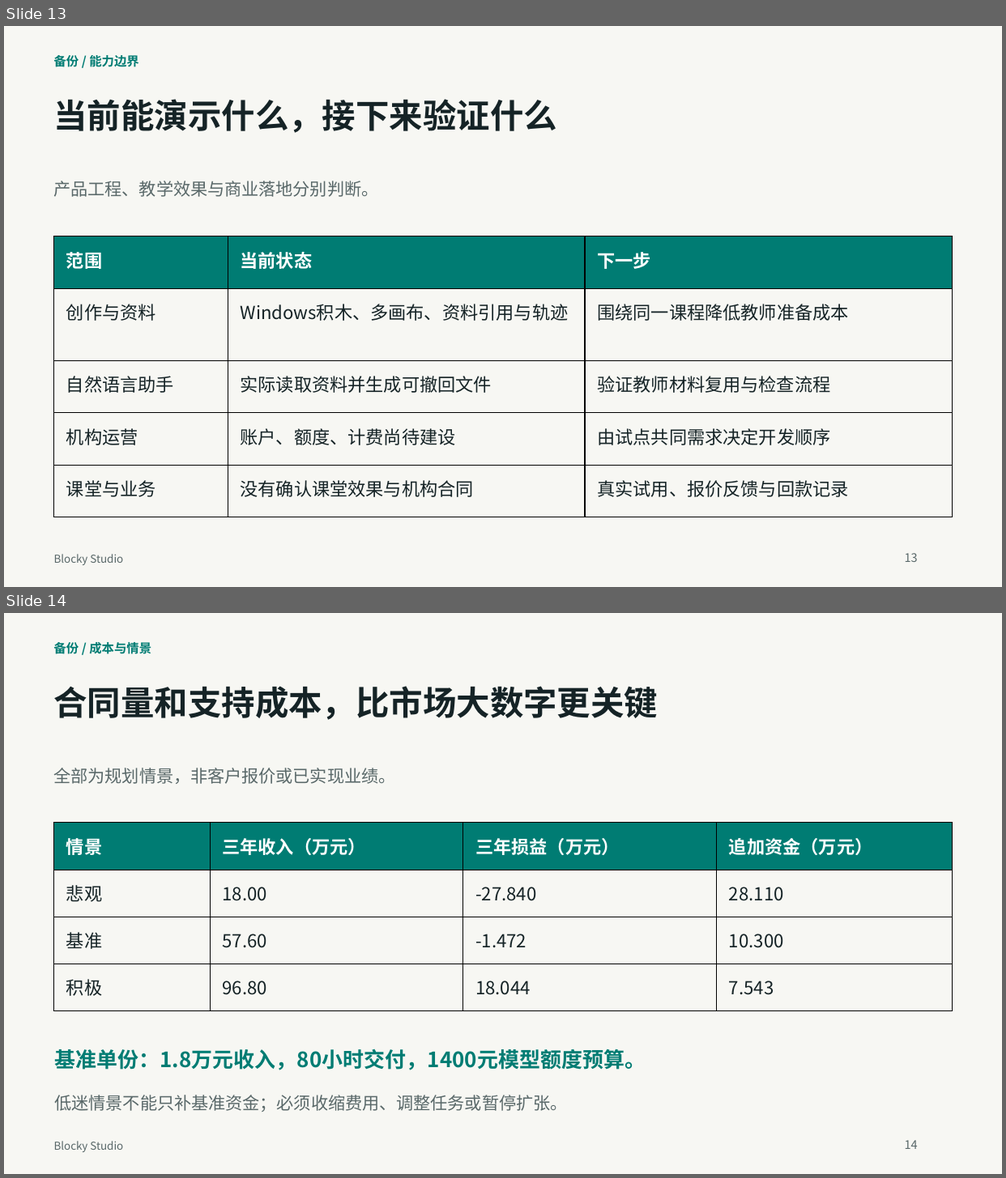
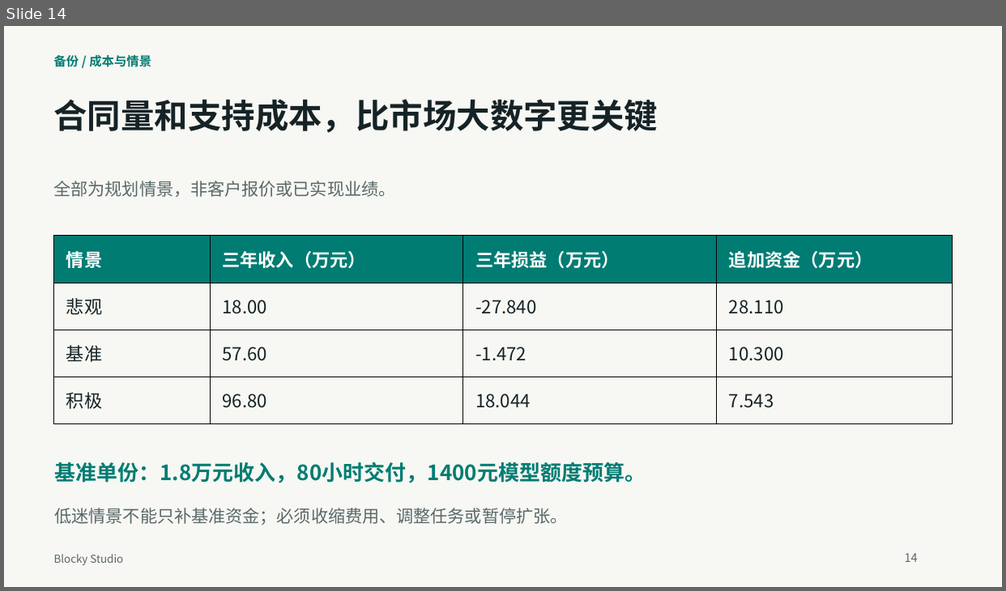
Before and after one commit to q2955161835-debug/Blocky-AI, a slide deck: doc/交付/2026-10-03-答辩与商业计划书/Blocky-Studio-新版答辩-2026-10-03.pptx. Shown one above the other, each under a label of ours: slides 13 and 14 before the commit, slide 14 after it. The pictures are 1006x1178 and 1006x591 pixels, drawn with LibreOffice and Linux fonts; fonts in the diff are those of the drawing. Boxes give left, top, right and bottom in pixels: in the first picture for what was removed or moved away, otherwise in the second. Text is boxed around its words. In the diff, an @@ line names an element or a change of style, - is before the commit and + after.

```diff
--- a/doc/交付/2026-10-03-答辩与商业计划书/Blocky-Studio-新版答辩-2026-10-03.pptx
+++ b/doc/交付/2026-10-03-答辩与商业计划书/Blocky-Studio-新版答辩-2026-10-03.pptx
@@ slide 13 removed at (4, 26, 1002, 587), background #F7F7F3 @@
@@ text removed at (54, 55, 139, 67) @@
-备份 / 能力边界
@@ text removed at (54, 99, 557, 133) @@
-当前能演示什么，接下来验证什么
@@ text removed at (54, 181, 379, 197) @@
-产品工程、教学效果与商业落地分别判断。
@@ table removed at (54, 237, 953, 501), 5 rows, 3 columns @@
-范围 | 当前状态 | 下一步
-创作与资料 | Windows积木、多画布、资料引用与轨迹 | 围绕同一课程降低教师准备成本
-自然语言助手 | 实际读取资料并生成可撤回文件 | 验证教师材料复用与检查流程
-机构运营 | 账户、额度、计费尚待建设 | 由试点共同需求决定开发顺序
-课堂与业务 | 没有确认课堂效果与机构合同 | 真实试用、报价反馈与回款记录
@@ text removed at (54, 554, 123, 565) @@
-Blocky Studio
@@ text removed at (905, 553, 918, 562) @@
-13
```
Also in this commit, not shown: 9 slides changed, 4 slides added, 3 other slides removed, 16 other files.
